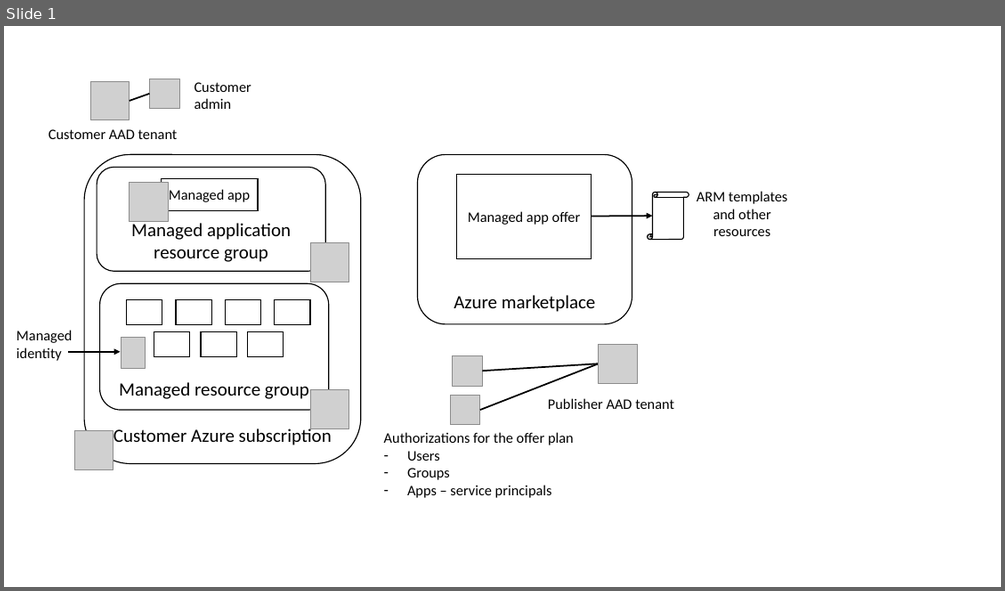
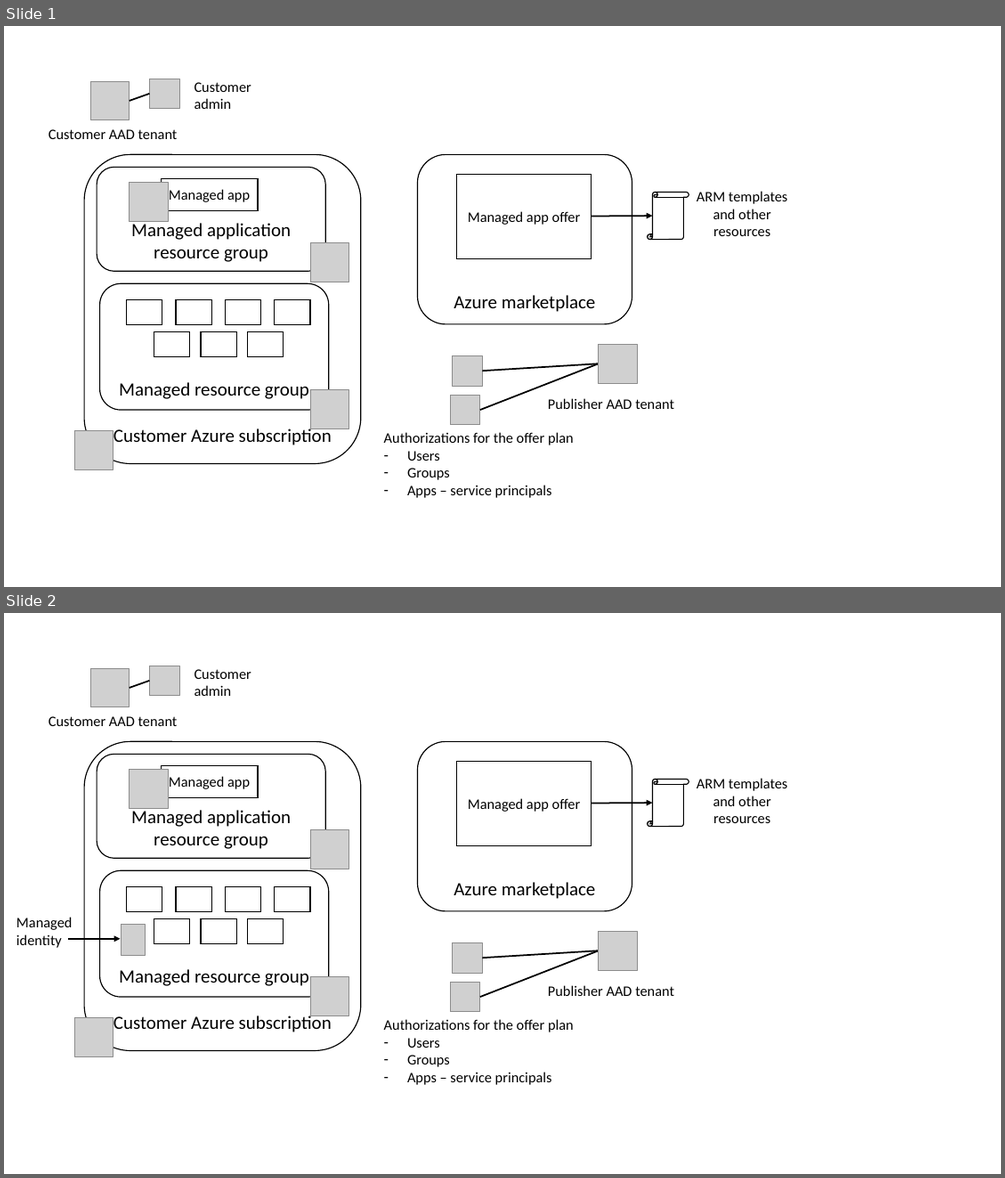
Before and after one commit to microsoft/commercial-marketplace-solutions, a slide deck: media/Diagrams.pptx. Shown one above the other, each under a label of ours: slide 1 before the commit, slides 1 and 2 after it. The pictures are 1005x591 and 1005x1178 pixels, drawn with LibreOffice and Linux fonts; fonts in the diff are those of the drawing; grey boxes stand for pictures. Boxes give left, top, right and bottom in pixels: in the first picture for what was removed or moved away, otherwise in the second. Text is boxed around its words. In the diff, an @@ line names an element or a change of style, - is before the commit and + after.

```diff
--- a/media/Diagrams.pptx
+++ b/media/Diagrams.pptx
@@ slide 1 added at [4,26,1001,587], background #FFFFFF @@
@@ picture added at [150,79,179,108] @@
@@ picture added at [90,81,129,120] @@
@@ line added from (150, 94) to (129, 101), #000000 1.5 pt @@
@@ text added at [194,82,251,109], 14 pt, text #000000 @@
+Customer admin
@@ text added at [48,129,178,139], 14 pt, text #000000 @@
+Customer AAD tenant
@@ rounded rectangle added at [84,155,361,464], fill #FFFFFF, outline #000000 1 pt, 18 pt, text #000000 @@
+Customer Azure subscription
@@ rounded rectangle added at [418,155,632,324], fill #FFFFFF, outline #000000 1 pt, 18 pt, text #000000 @@
+Azure marketplace
@@ rounded rectangle added at [97,168,325,272], fill #FFFFFF, outline #000000 1 pt, 18 pt, text #000000 @@
+Managed application resource group
@@ picture added at [129,183,168,221] @@
@@ rectangle added at [161,178,258,211], fill #FFFFFF, outline #000000 1 pt, 14 pt, text #000000 @@
+Managed app
@@ rectangle added at [457,174,591,258], fill #FFFFFF, outline #000000 1 pt, 14 pt, text #000000 @@
+Managed app offer
@@ vertical scroll added at [647,192,688,239], fill #FFFFFF, outline #000000 1 pt @@
@@ text added at [696,191,787,236], 14 pt, text #000000 @@
+ARM templates and other resources
@@ arrow added from (591, 216) to (652, 216), #000000 1.5 pt @@
@@ picture added at [310,243,349,281] @@
@@ rounded rectangle added at [100,283,329,410], fill #FFFFFF, outline #000000 1 pt, 18 pt, text #000000 @@
+Managed resource group
@@ rectangle added at [127,300,162,325], fill #FFFFFF, outline #000000 1 pt @@
@@ rectangle added at [176,300,212,325], fill #FFFFFF, outline #000000 1 pt @@
@@ rectangle added at [226,300,261,325], fill #FFFFFF, outline #000000 1 pt @@
@@ rectangle added at [275,300,310,325], fill #FFFFFF, outline #000000 1 pt @@
@@ rectangle added at [154,332,189,357], fill #FFFFFF, outline #000000 1 pt @@
@@ rectangle added at [201,332,236,357], fill #FFFFFF, outline #000000 1 pt @@
@@ rectangle added at [248,332,283,357], fill #FFFFFF, outline #000000 1 pt @@
@@ picture added at [599,344,638,383] @@
@@ picture added at [453,356,483,386] @@
@@ line added from (480, 410) to (599, 363), #000000 1.5 pt @@
@@ line added from (483, 370) to (599, 363), #000000 1.5 pt @@
@@ picture added at [310,390,349,429] @@
@@ picture added at [451,394,480,425] @@
@@ text added at [548,398,674,409], 14 pt, text #000000 @@
+Publisher AAD tenant
@@ picture added at [74,431,113,469] @@
@@ text added at [384,432,574,498], 14 pt, text #000000 @@
+Authorizations for the offer plan
+– Users
+– Groups
+– Apps – service principals
@@ what was slide 1 is now slide 2 @@
```
Also in this commit, not shown: 1 slide changed, 8 other files.
